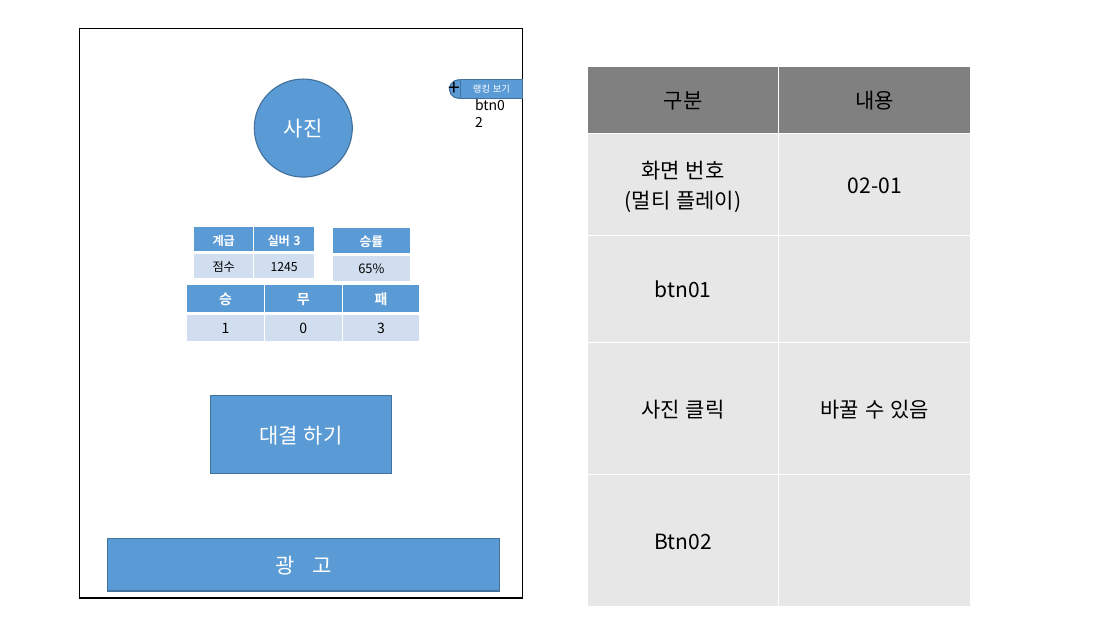
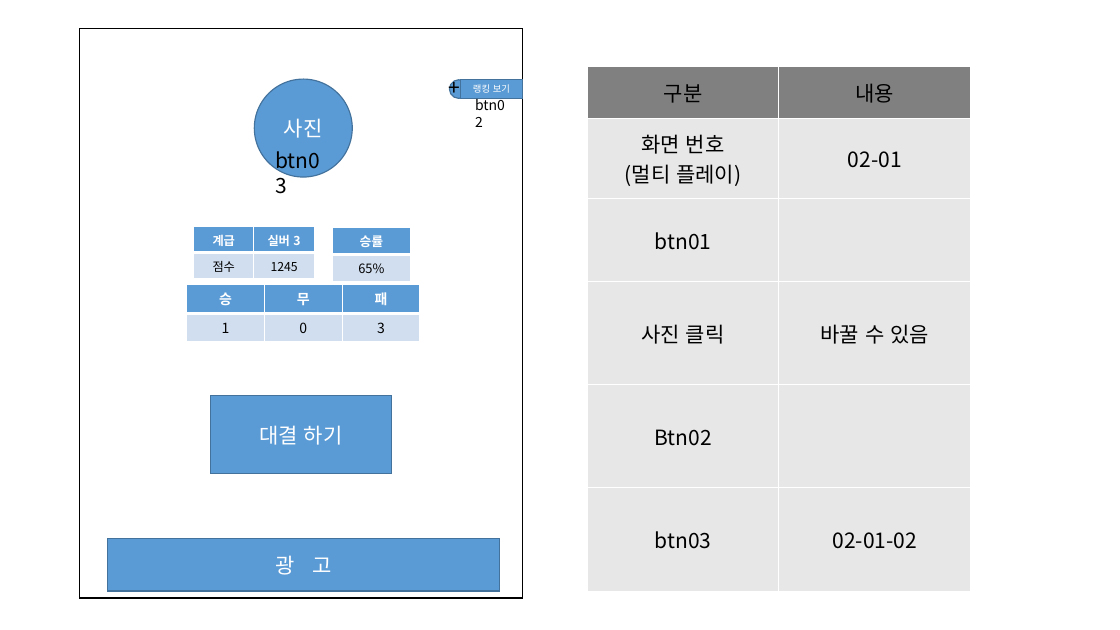
Before and after one commit to Maze-of-memories/origin, a slide deck: slide 2 of 화면정의서.pptx. Drawn at 1120x630 pixels with LibreOffice and Linux fonts; fonts in the diff are those of the drawing. Boxes give left, top, right and bottom in pixels: in the first picture for what was removed or moved away, otherwise in the second. Text is boxed around its words. In the diff, an @@ line names an element or a change of style, - is before the commit and + after.

```diff
--- a/화면정의서.pptx
+++ b/화면정의서.pptx
@@ table at bbox=[587, 66, 970, 592] @@
+row 6: btn03 | 02-01-02
@@ text added at bbox=[655, 531, 712, 549], 18 pt, text #000000 @@
+btn03
```
Also in this commit, not shown: 2 other slides changed, 1 slide added, 2 other files.
